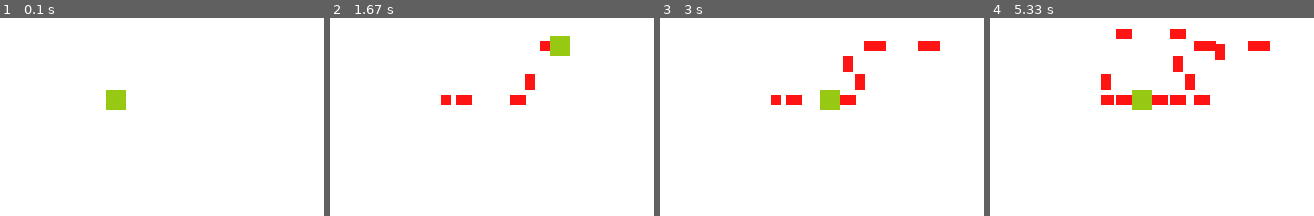
Above: before the commit, frames 1-4 (left to right).
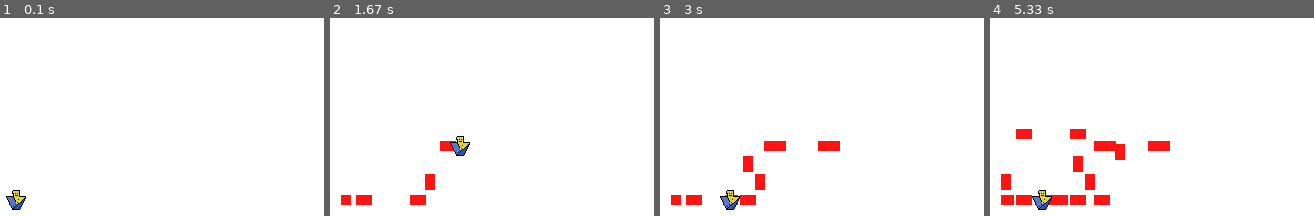
Above: after the commit, the same moments.

Repository: Optimissedit/Pygame-Project-1
Game: pygame game, started from main.py
Two runs of this game, one before a commit and one after it. Both use one fixed random seed, a clock stepped at 60 frames per second and the inputs below.
Inputs:
- Up to frame 1 (0.1 s): no input
- Up to frame 2 (1.67 s): tap Space at 0.33, 0.73, 1.03, 1.23, 1.57 s; hold D 0.67-1.13 s; hold W 1.17-1.47 s; hold D from 1.5 s (still down)
- Up to frame 3 (3 s): tap Space at 1.87, 2.07, 2.37, 2.63, 2.97 s; release D at 1.97 s; hold A 2-2.53 s; hold S 2.57-2.87 s; hold A from 2.9 s (still down)
- Up to frame 4 (5.33 s): tap Space at 3.27, 3.4, 3.8, 4.1, 4.47, 4.87, 5.17 s; release A at 3.3 s; hold W 3.33-3.7 s; hold D 3.73-4.37 s; hold S 4.4-4.77 s; hold A 4.8-5.27 s; hold D from 5.3 s (still down)

The runs differ from the first frame. In frame 1, 1.0% of the frame differs, in the area x 1-39%, y 36-97%; in frame 2, 3.2%; in frame 3, 4.7%; in frame 4, 7.8%, in the area x 3-87%, y 5-97%.

Commit message:
Added sprite class for player
Player is now a sprite object, so they look like a little dude now.

Diff:
--- a/main.py
+++ b/main.py
@@ -6,6 +6,41 @@
 WHITE = (255, 255, 255)
 RED = (255, 20, 20)
 BLUE = (0, 0, 255)
+
+
+class Player(pygame.sprite.Sprite):
+
+    def __init__(self, left, top, width, height):
+        super().__init__()
+
+        self.image = pygame.image.load("man.png").convert_alpha()
+        self.x = left
+        self.y = top
+
+        pygame.draw.rect(self.image, WHITE, [left, top, width, height])
+
+        self.rect = self.image.get_rect()
+
+    def handle_keys(self):
+
+        key = pygame.key.get_pressed()
+        dist = 3
+        if key[pygame.K_a]:
+            block.x -= dist
+        if key[pygame.K_d]:
+            block.x += dist
+        if key[pygame.K_w]:
+            block.y -= dist
+        if key[pygame.K_s]:
+            block.y += dist
+        if key[pygame.K_SPACE]:
+            temp = [block.x + 5, block.y + 5]
+            tempBlock = pygame.Rect(temp, (10, 10))
+            drawList.append(tempBlock)
+
+    def draw(self, surface):
+        surface.blit(self.image, (self.x, self.y))
+
 
 size = (700, 500)
 screen = pygame.display.set_mode(size)
@@ -16,7 +51,11 @@
 running = True
 clock = pygame.time.Clock()
 
-block = pygame.Rect(300, 200, 20, 20)
+block = Player(200, 300, 20, 20)
+
+all_sprites_list = pygame.sprite.Group()
+all_sprites_list.add(block)
+
 
 while running:
     for event in pygame.event.get():
@@ -29,26 +68,14 @@
     clock.tick(60)
     screen.fill(WHITE)
     pygame.event.pump()
-    keys = pygame.key.get_pressed()
 
-    if keys[pygame.K_a]:
-        block.x -= 3
-    if keys[pygame.K_d]:
-        block.x += 3
-    if keys[pygame.K_w]:
-        block.y -= 3
-    if keys[pygame.K_s]:
-        block.y += 3
-    if keys[pygame.K_SPACE]:
-        temp = [block.x + 5, block.y + 5]
-        tempBlock = pygame.Rect(temp, (10, 10))
-        drawList.append(tempBlock)
-
+    block.handle_keys()
 
     for obj in drawList:
         pygame.draw.rect(screen, RED, obj)
 
-    pygame.draw.rect(screen, (150, 200, 20), block)
+    block.draw(screen)
+
     pygame.display.flip()
 
 pygame.quit()
Binary file added: man.png
Not shown, changed: .gitignore
